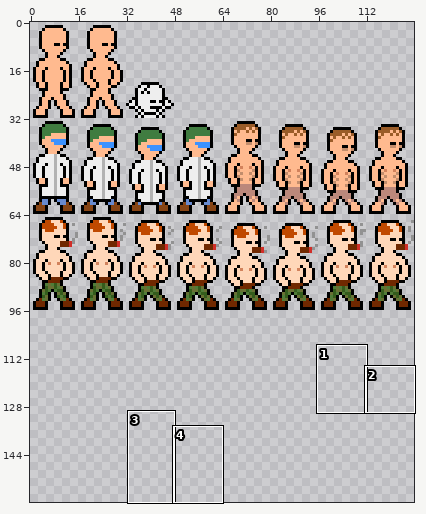
Two states of a sprite sheet, Assets/Animation/NPC/npc_spritesheet.png. Above, an overview of the earlier version with the close-up marked.
Close-up. Earlier state:
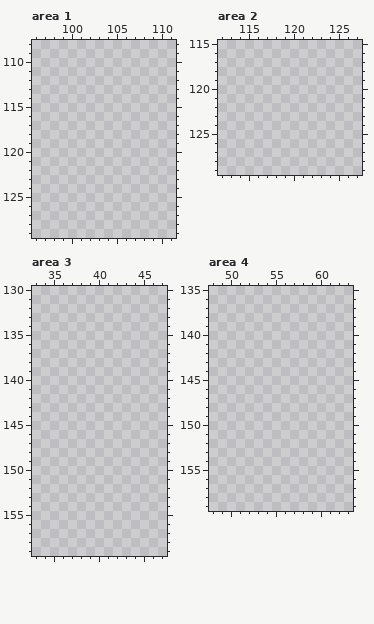
The file is 128x160 pixels. Shown: area 1: x 96..111, y 108..129; area 2: x 112..127, y 115..129; area 3: x 33..47, y 130..159; area 4: x 48..63, y 135..159. The commit also changed other parts of the picture, which this record leaves out.
And afterwards:
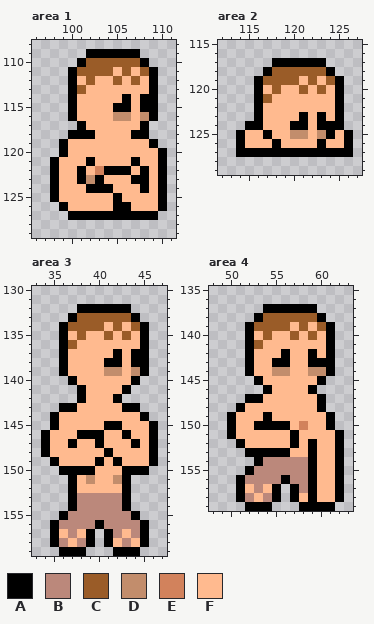
Palette (. is transparent): A #000000  B #bb887b  C #9a5c28  D #c28d6c  E #d2825c  F #ffba8f
The exact change:
Area 1:
y 109: x 102..107 ...... -> AAAAAA
y 110: x 101..108 ........ -> ACCCCCCA
y 111: x 100..109 .......... -> ACCCCFCFCA
y 112: x 100..109 .......... -> AFCFFCFCFA
y 113: x 100..109 .......... -> ACFFFFFFFA
y 114: x 100..109 .......... -> AFFFFFAFAA
y 115: x 100..109 .......... -> AFFFFAAFAA
y 116: x 100..109 .......... -> AFFFFDDFDA
y 117: x 101..108 ........ -> AFFFFFFA
y 118: x 100..108 ......... -> AAAFFFFAA
y 119: x 99..109 ........... -> AFFFFFFFFFA
y 120: x 99..110 ............ -> AFFFFFFFFFFA
y 121: x 98..110 ............. -> AFFFAFFFFAFFA
y 122: x 98..110 ............. -> AFFAFEAAAFAFA
y 123: x 98..110 ............. -> AFFADAFFFAAFA
y 124: x 98..110 ............. -> AFFFAAAFFFAFA
y 125: x 98..110 ............. -> AFFFFFFAFFFFA
y 126: x 99..110 ............ -> AFFFFFAAFFFA
y 127: x 100..109 .......... -> AAAAAAAAAA
Area 2:
y 117: x 118..123 ...... -> AAAAAA
y 118: x 117..124 ........ -> ACCCCCCA
y 119: x 116..125 .......... -> ACCCCFCFCA
y 120: x 116..125 .......... -> AFCFFCFCFA
y 121: x 116..125 .......... -> ACFFFFFFFA
y 122: x 116..125 .......... -> AFFFFFFFFA
y 123: x 116..125 .......... -> AFFFFAFAFA
y 124: x 115..125 ........... -> AAFFFAAFAAA
y 125: x 114..126 ............. -> AFFAFFDDFDAFA
y 126: x 114..126 ............. -> AFFFAFFFFAFFA
y 127: x 114..126 ............. -> AAAAAAAAAAAAA
Area 3:
y 132: x 38..43 ...... -> AAAAAA
y 133: x 37..44 ........ -> ACCCCCCA
y 134: x 36..45 .......... -> ACCCCFCFCA
y 135: x 36..45 .......... -> AFCFFCFCFA
y 136: x 36..45 .......... -> ACFFFFFFFA
y 137: x 36..45 .......... -> AFFFFFAFAA
y 138: x 36..45 .......... -> AFFFFAAFAA
y 139: x 36..45 .......... -> AFFFFDDFDA
y 140: x 37..44 ........ -> AFFFFFFA
y 141: x 38..43 ...... -> AFFFFA
y 142: x 38..42 ..... -> AFFFA
y 143: x 36..44 ......... -> AAFFFFFAA
y 144: x 35..45 ........... -> AFFFFFFFFFA
y 145: x 35..46 ............ -> AFFFFFAAFFFA
y 146: x 34..46 ............. -> AFFFAAAFFAFFA
y 147: x 34..46 ............. -> AFFAFFAFFFAFA
y 148: x 34..46 ............. -> AFFFFFFAFFFFA
y 149: x 35..46 ............ -> AFFFFAFAFFFA
y 150: x 36..45 .......... -> AAAAFFFAAA
y 151: x 37..43 ....... -> AFDFFDA
y 152: x 37..43 ....... -> AFFFFFA
y 153..154: x 37..43 ....... -> ABBBBBA
y 155: x 36..44 ......... -> ABBBBBBBA
y 156: x 35..45 ........... -> ABBBBABBBBA
y 157: x 35..39 ..... -> AFBFA; x 41..45 ..... -> ABFBA
y 158: x 35..39 ..... -> ABFBA; x 41..45 ..... -> AFBFA
y 159: x 36..38 ... -> AAA; x 42..44 ... -> AAA
Area 4:
y 137: x 54..59 ...... -> AAAAAA
y 138: x 53..60 ........ -> ACCCCCCA
y 139: x 52..61 .......... -> ACCCCFCFCA
y 140: x 52..61 .......... -> AFCFFCFCFA
y 141: x 52..61 .......... -> ACFFFFFFFA
y 142: x 52..61 .......... -> AFFFAFFAFA
y 143: x 52..61 .......... -> AFFAAFFAAA
y 144: x 52..61 .......... -> AFFDDFFDDA
y 145: x 53..60 ........ -> AFFFFFFA
y 146: x 54..59 ...... -> AFFFFA
y 147: x 52..60 ......... -> AAFFFFFFA
y 148: x 51..60 .......... -> AFFFFFFFFA
y 149: x 50..61 ............ -> AFFFAFFFFFFA
y 150: x 50..61 ............ -> AFFAAAAFEFFA
y 151: x 50..62 ............. -> AFFFFFFAFFFFA
y 152: x 51..62 ............ -> AFFFFFAFAFFA
y 153: x 52..62 ........... -> AAAAAFFAFFA
y 154: x 53..62 .......... -> ABBBBBAFFA
y 155: x 52..62 ........... -> ABBBBBBAFFA
y 156: x 51..62 ............ -> ABBBBABBAFFA
y 157: x 51..55 ..... -> AFBFA; x 57..62 ...... -> ABAFFA
y 158: x 51..55 ..... -> ABFBA; x 57..62 ...... -> AFAFFA
y 159: x 52..54 ... -> AAA; x 58..61 .... -> AAAA
Boxes around the changes in both close-ups, in picture pixels (x1, y1, x2, y2):
added: (50, 49, 167, 220)
added: (236, 58, 353, 157)
added: (41, 304, 158, 556)
added: (227, 304, 344, 511)
